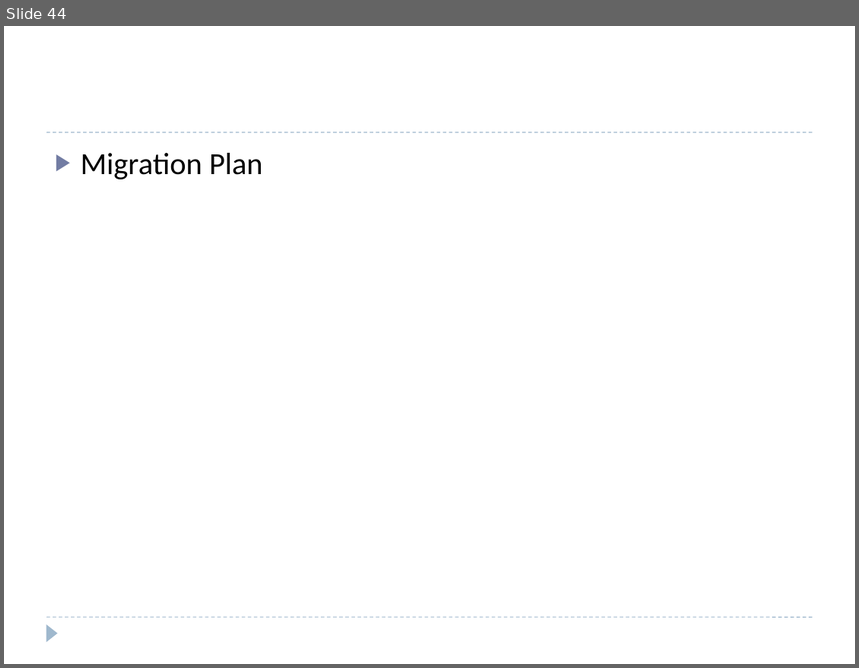
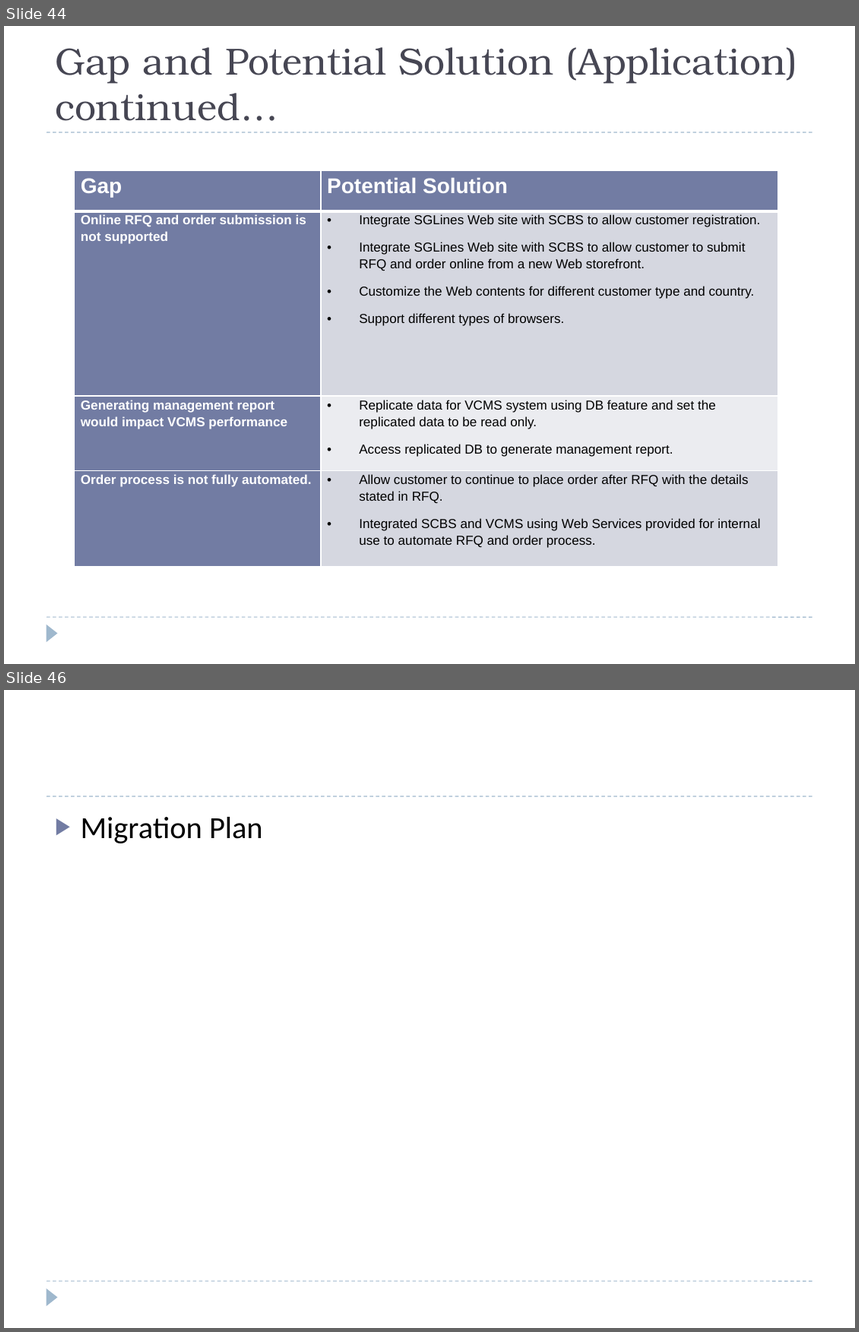
Before and after one commit to windieccf/t1-shipping, a slide deck: Enterprise Architech Presentation.pptx. Shown one above the other, each under a label of ours: slide 44 before the commit, slides 44 and 46 after it; the slides between them are not shown. The pictures are 859x668 and 859x1332 pixels, drawn with LibreOffice and Linux fonts; fonts in the diff are those of the drawing. Boxes give left, top, right and bottom in pixels: in the first picture for what was removed or moved away, otherwise in the second. Text is boxed around its words. In the diff, an @@ line names an element or a change of style, - is before the commit and + after.

```diff
--- a/Enterprise Architech Presentation.pptx
+++ b/Enterprise Architech Presentation.pptx
@@ slide 44 added at (4, 26, 855, 664), background #FFFFFF; not listed: 3 template elements that a slide beside it also shows @@
@@ title added at (55, 47, 797, 121), 32 pt, text #464653 @@
+Gap and Potential Solution (Application)
+continued…
@@ table added at (75, 170, 778, 566), 4 rows, 2 columns @@
+Gap | Potential Solution
+Online RFQ and order submission is not supported | Integrate SGLines Web site with SCBS to allow customer registration. / Integrate SGLines Web site with SCBS to allow customer to submit RFQ and order online from a new Web storefront. / Customize the Web contents for different customer type and country. / Support different types of browsers.
+Generating management report would impact VCMS performance | Replicate data for VCMS system using DB feature and set the replicated data to be read only. / Access replicated DB to generate management report.
+Order process is not fully automated. | Allow customer to continue to place order after RFQ with the details stated in RFQ. / Integrated SCBS and VCMS using Web Services provided for internal use to automate RFQ and order process.
@@ what was slide 44 is now slide 46 @@
```
Also in this commit, not shown: 9 slides changed, 1 other slide added, 1 other file.
